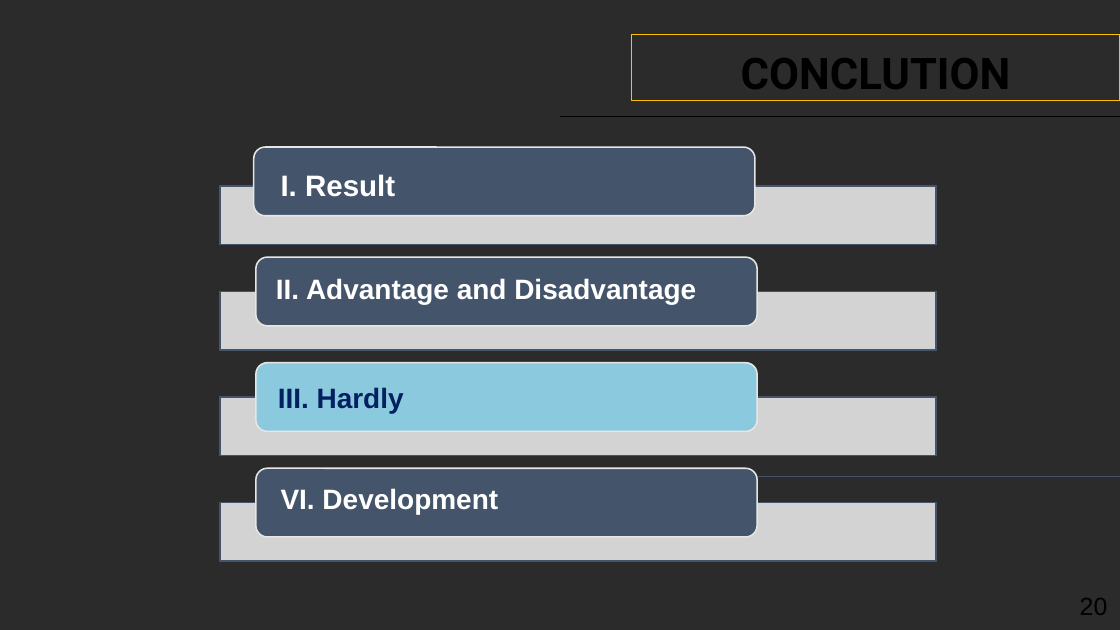
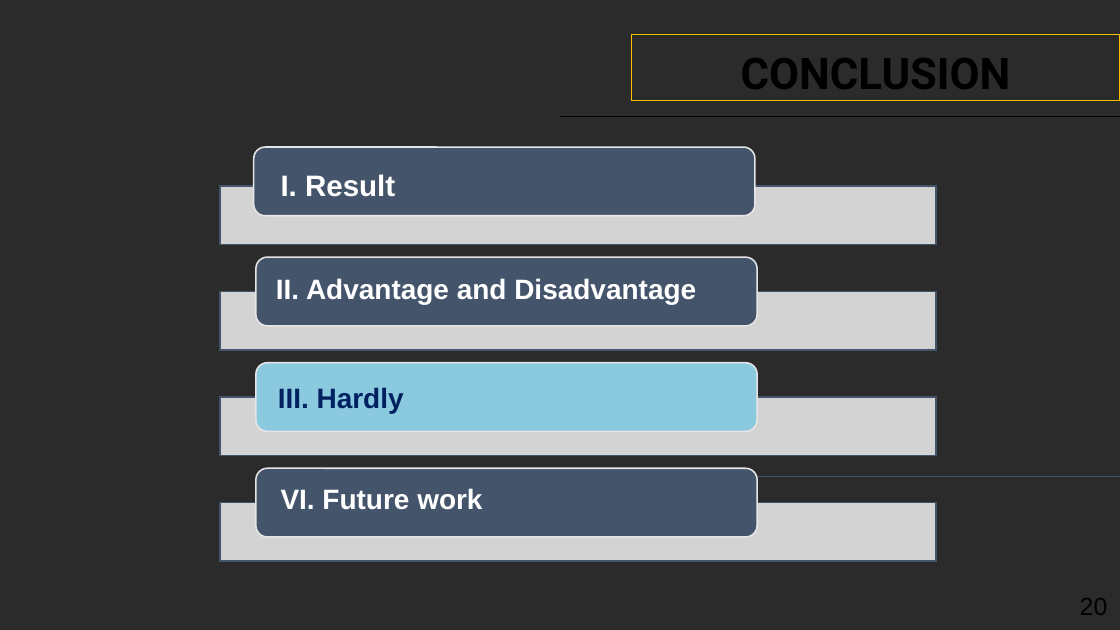
Before and after one commit to hoangchu234/webnhatroKLTN, a slide deck: slide 23 of Docs/Graduation thesis.pptx (slide 22 before the commit). Drawn at 1120x630 pixels with LibreOffice and Linux fonts; fonts in the diff are those of the drawing; background and template pictures are left out; a plain dark background stands for a picture behind light text. Boxes give left, top, right and bottom in pixels: in the first picture for what was removed or moved away, otherwise in the second. Text is boxed around its words. In the diff, an @@ line names an element or a change of style, - is before the commit and + after.

```diff
--- a/Docs/Graduation thesis.pptx
+++ b/Docs/Graduation thesis.pptx
@@ text in rectangle at (x1=741, y1=58, x2=1011, y2=89): text changed @@
-CONCLUTION
+CONCLUSION
@@ text at (x1=281, y1=488, x2=482, y2=510): text changed @@
-VI. Development
+VI. Future work
```
Also in this commit, not shown: 9 other slides changed, 1 slide added, 4 other files.
